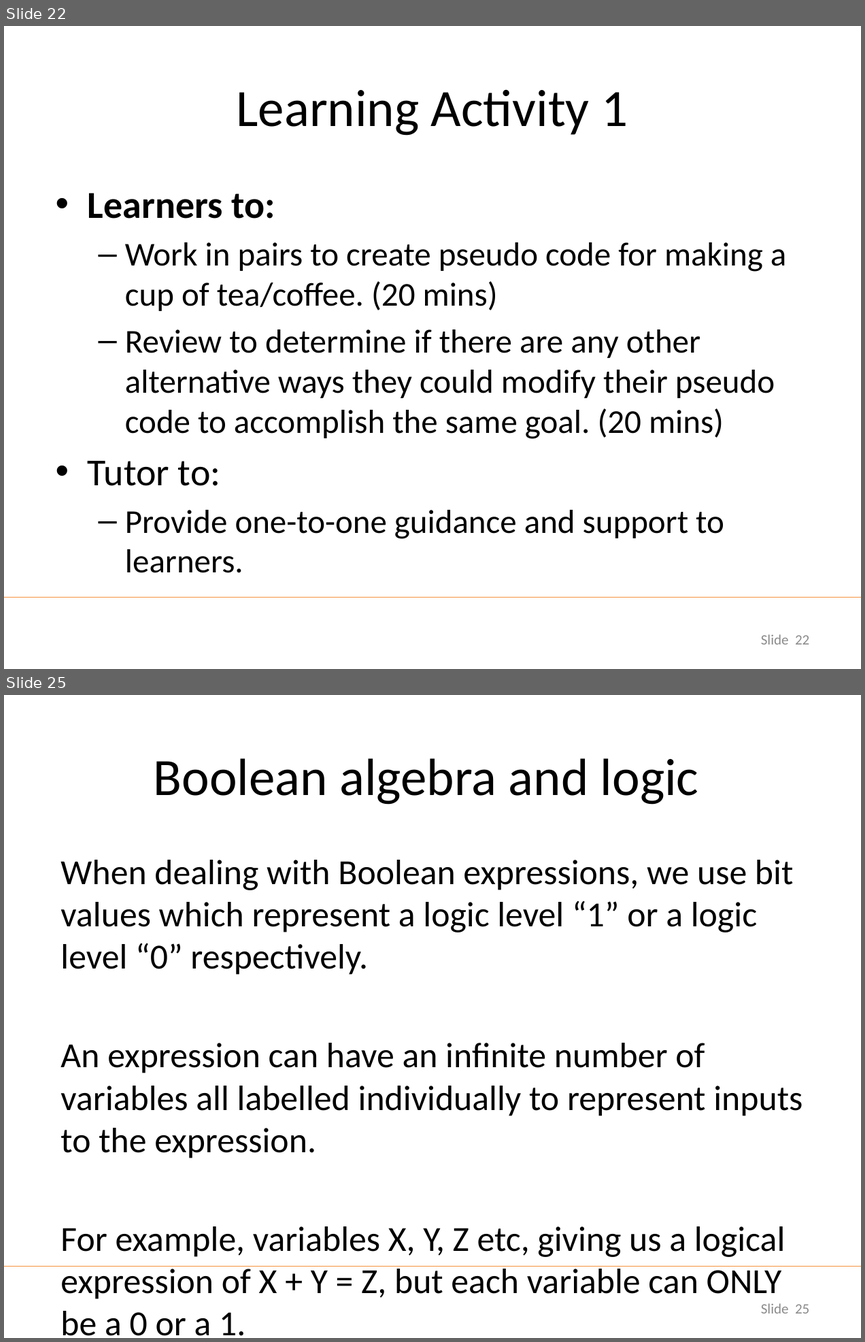
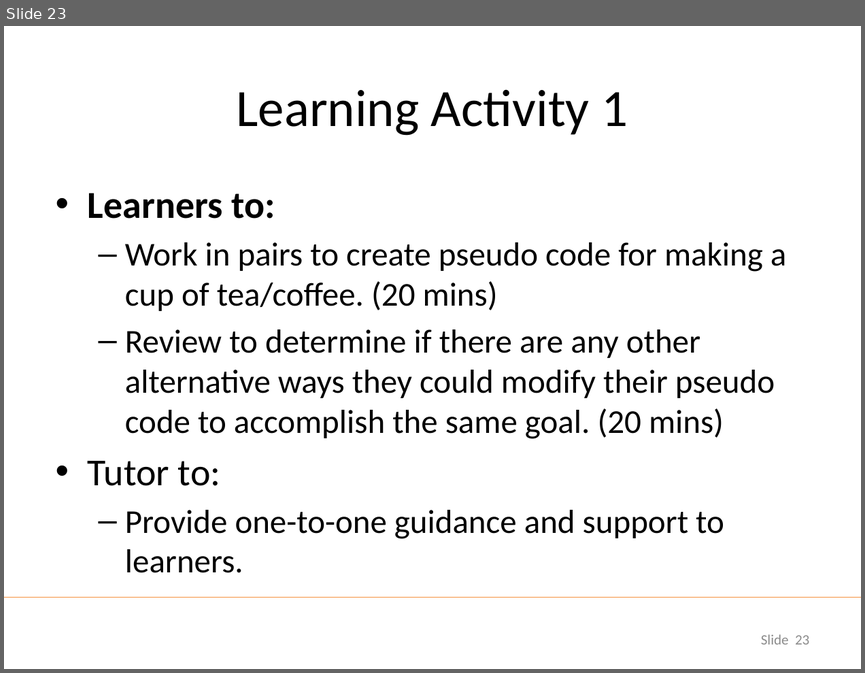
Before and after one commit to udohsolomon/lecture_slide_programming, a slide deck: week_1/Week 1 Day 1.pptx. Shown one above the other, each under a label of ours: slides 22 and 25 before the commit, slide 23 after it; the slides between them are not shown. The pictures are 865x1342 and 865x673 pixels, drawn with LibreOffice and Linux fonts; fonts in the diff are those of the drawing; background and template pictures are left out. Boxes give left, top, right and bottom in pixels: in the first picture for what was removed or moved away, otherwise in the second. Text is boxed around its words. In the diff, an @@ line names an element or a change of style, - is before the commit and + after.

```diff
--- a/week_1/Week 1 Day 1.pptx
+++ b/week_1/Week 1 Day 1.pptx
@@ slide 25 removed at (4, 695, 861, 1338), background picture (left out); not listed: 1 template element that a slide beside it also shows @@
@@ title removed at (154, 758, 699, 804) @@
-Boolean algebra and logic
@@ text removed at (60, 860, 802, 1336) @@
-When dealing with Boolean expressions, we use bit values which represent a logic level “1” or a logic level “0” respectively.
-An expression can have an infinite number of variables all labelled individually to represent inputs to the expression.
-For example, variables X, Y, Z etc, giving us a logical expression of X + Y = Z, but each variable can ONLY be a 0 or a 1.
@@ page number removed at (761, 1303, 809, 1313) @@
-Slide 25
@@ what was slide 22 is now slide 23 @@
@@ page number at (761, 634, 809, 644): text changed @@
-Slide 22
+Slide 23
```
Also in this commit, not shown: 2 slides added, 13 other slides removed.
